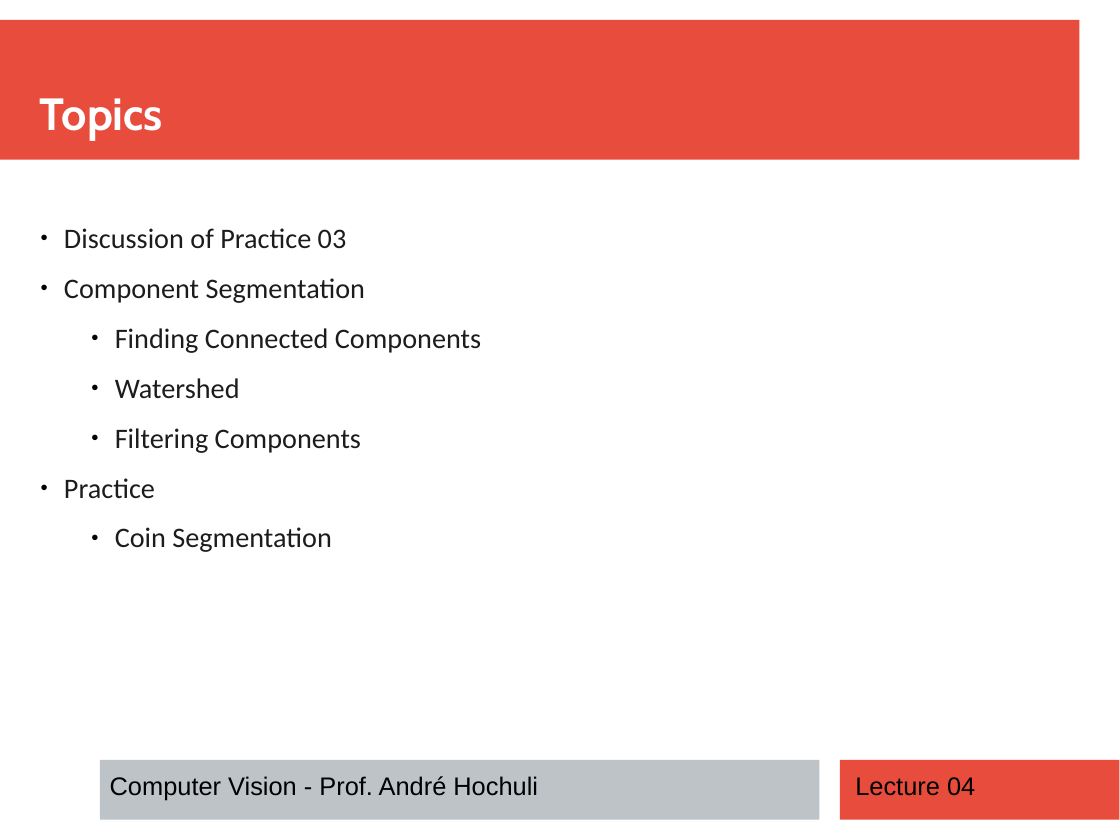
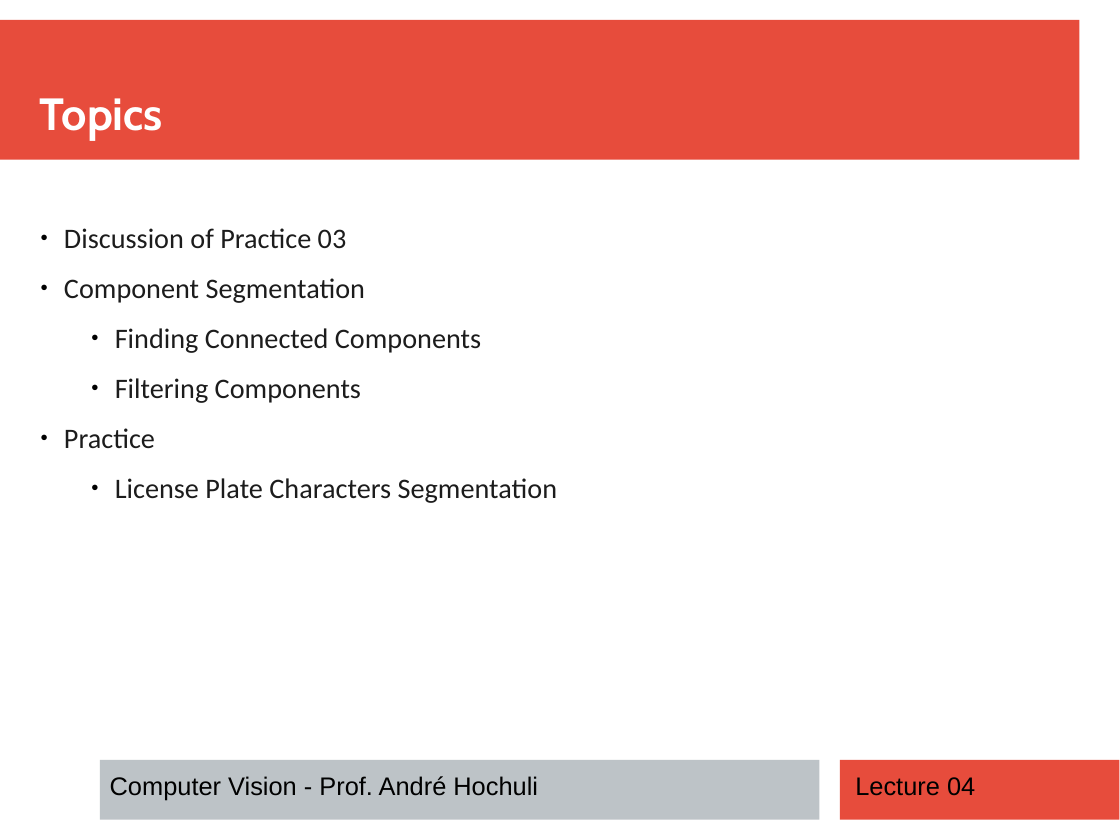
Before and after one commit to andrehochuli/teaching, a slide deck: slide 2 of ComputerVision/Lecture 04 - Finding Components/Lecture 04 - Component Segmentation.pptx. Drawn at 1120x840 pixels with LibreOffice and Linux fonts; fonts in the diff are those of the drawing. Boxes give left, top, right and bottom in pixels: in the first picture for what was removed or moved away, otherwise in the second. Text is boxed around its words. In the diff, an @@ line names an element or a change of style, - is before the commit and + after.

```diff
--- a/ComputerVision/Lecture 04 - Finding Components/Lecture 04 - Component Segmentation.pptx
+++ b/ComputerVision/Lecture 04 - Finding Components/Lecture 04 - Component Segmentation.pptx
@@ text at (115,378,240,398): paragraph removed @@
-  ● Watershed
@@ text at (115,478,557,503): text changed @@
-  ● Coin Segmentation
+  ● License Plate Characters Segmentation
```
Also in this commit, not shown: 15 other slides changed.
